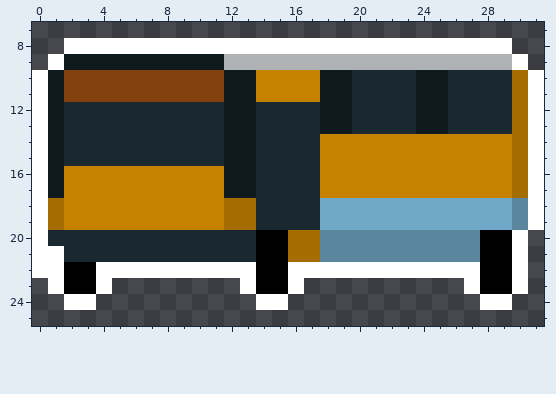
Edited in one commit: pixel-art sprite (app/src/static/right-bus_old.png). The first picture shows the starting point.
The file is 32x32 pixels. Shown: x 0..31, y 7..25.
The same view after the edit:
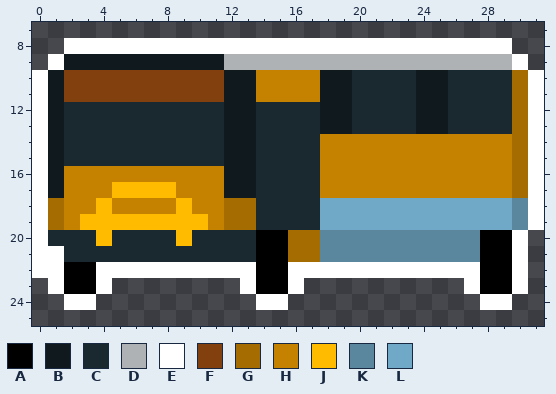
Palette (. is transparent): A #000000  B #101a1e  C #1a2930  D #afb2b5  E #ffffff  F #82400e  G #a56c01  H #c58201  J #ffbb00  K #5a869e  L #70a8c7
Message: Added bus route shapes and nicer old buses
Changes in this commit:
The edit turns colour C into colour J in row 20 at x 4 and 9.
The edit turns colour H into colour J in row 17 at x 5 to 8; in row 18 at x 4 and 9; in row 19 at x 3 to 10.
Where, in picture pixels (left, top, right, bottom), the same in both pictures:
changed: (80, 182, 208, 246)
